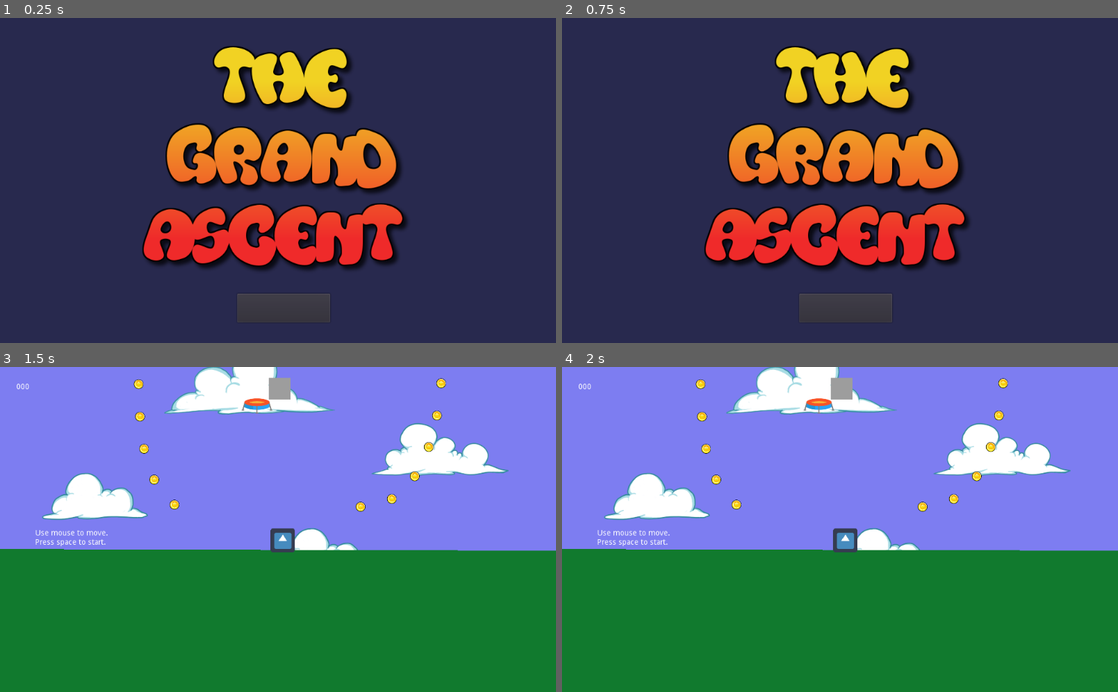
Above: before the commit, frames 1-4 (two rows, left to right).
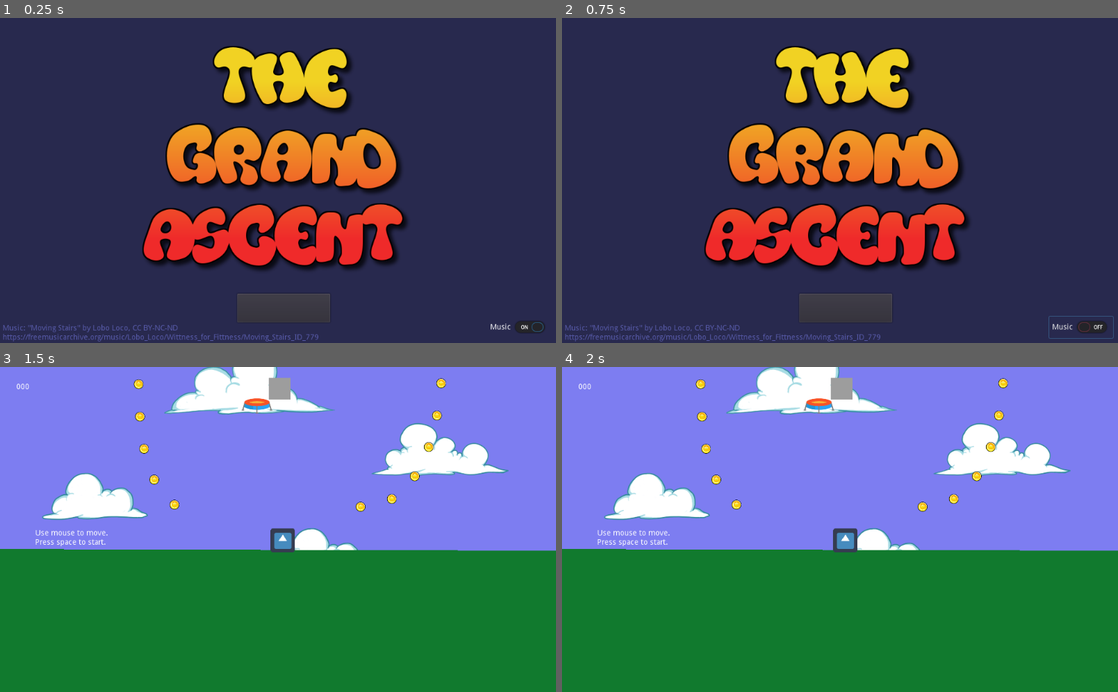
Above: after the commit, the same moments.

Repository: t-karcher/Mega_Jump
Game: Godot game, scene res://TitleScreen.tscn
The game is run twice, just before and just after one commit, with the same random seed, the same clock (stepped at 60 frames per second) and the same inputs. The engine's default icon, where the game draws it, is replaced by a stand-in: a white triangle on a blue panel in a dark square.
Inputs (mouse positions are in pixels of both pictures, inside the frame that each line leads up to):
- Up to frame 1 (0.25 s): no input
- Up to frame 2 (0.75 s): click (1079, 326) at 0.5 s, where only the run after the commit has a clickable "Music"
- Up to frame 3 (1.5 s): click "Play" at 1.25 s
- Up to frame 4 (2 s): no input

The runs differ from the first frame. In frame 1, 0.8% of the frame differs, in the area x 0-98%, y 93-100%; in frame 2, 0.9%, in the area x 0-100%, y 91-100%; in frame 3, nothing differs; in frame 4, nothing differs.

Commit message:
Music added to title screen

Diff:
--- a/TitleScreen.gd
+++ b/TitleScreen.gd
@@ -2,5 +2,14 @@
 
 var game_scene: PackedScene = load("res://World.tscn")
 
+func _ready():
+	$AudioStreamPlayer.play()
+
 func _on_PlayButton_pressed():
 	get_tree().change_scene_to(game_scene)
+
+func _on_ToggleMusicButton_toggled(button_pressed):
+	if button_pressed:
+		$AudioStreamPlayer.play()
+	else:
+		$AudioStreamPlayer.stop()
--- a/TitleScreen.tscn
+++ b/TitleScreen.tscn
@@ -1,8 +1,9 @@
-[gd_scene load_steps=5 format=2]
+[gd_scene load_steps=6 format=2]
 
 [ext_resource path="res://KGMissKindergarten.ttf" type="DynamicFontData" id=1]
 [ext_resource path="res://title.png" type="Texture" id=2]
 [ext_resource path="res://TitleScreen.gd" type="Script" id=3]
+[ext_resource path="res://Lobo_Loco_-_04_-_Moving_Stairs_ID_779.ogg" type="AudioStream" id=4]
 
 [sub_resource type="DynamicFont" id=1]
 size = 32
@@ -30,4 +31,31 @@
 __meta__ = {
 "_edit_use_anchors_": false
 }
+
+[node name="Label" type="Label" parent="."]
+margin_left = 5.0
+margin_top = 566.0
+margin_right = 587.0
+margin_bottom = 597.0
+custom_colors/font_color = Color( 0.3484, 0.35912, 0.67, 1 )
+text = "Music: \"Moving Stairs\" by Lobo Loco, CC BY-NC-ND
+https://freemusicarchive.org/music/Lobo_Loco/Wittness_for_Fittness/Moving_Stairs_ID_779"
+__meta__ = {
+"_edit_use_anchors_": false
+}
+
+[node name="AudioStreamPlayer" type="AudioStreamPlayer" parent="."]
+stream = ExtResource( 4 )
+
+[node name="ToggleMusicButton" type="CheckButton" parent="."]
+margin_left = 897.0
+margin_top = 551.0
+margin_right = 1015.0
+margin_bottom = 591.0
+pressed = true
+text = "Music"
+__meta__ = {
+"_edit_use_anchors_": false
+}
 [connection signal="pressed" from="PlayButton" to="." method="_on_PlayButton_pressed"]
+[connection signal="toggled" from="ToggleMusicButton" to="." method="_on_ToggleMusicButton_toggled"]
Not shown, added: Lobo_Loco_-_04_-_Moving_Stairs_ID_779.ogg.import
Not shown, added: Lobo_Loco_-_04_-_Moving_Stairs_ID_779.ogg
